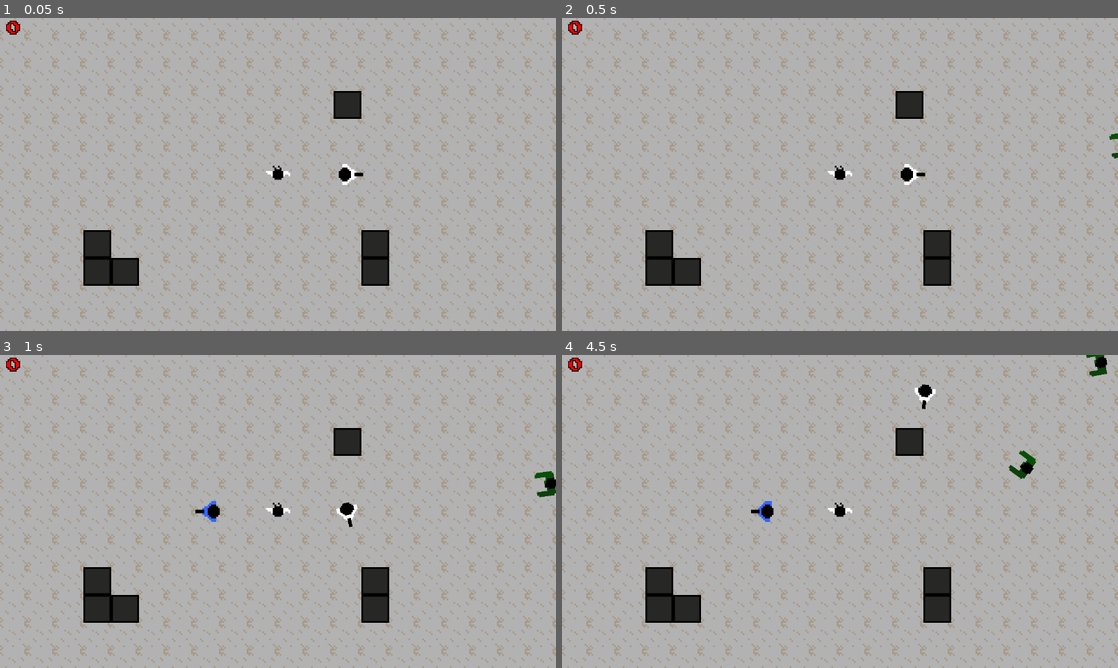
Above: before the commit, frames 1-4 (two rows, left to right).
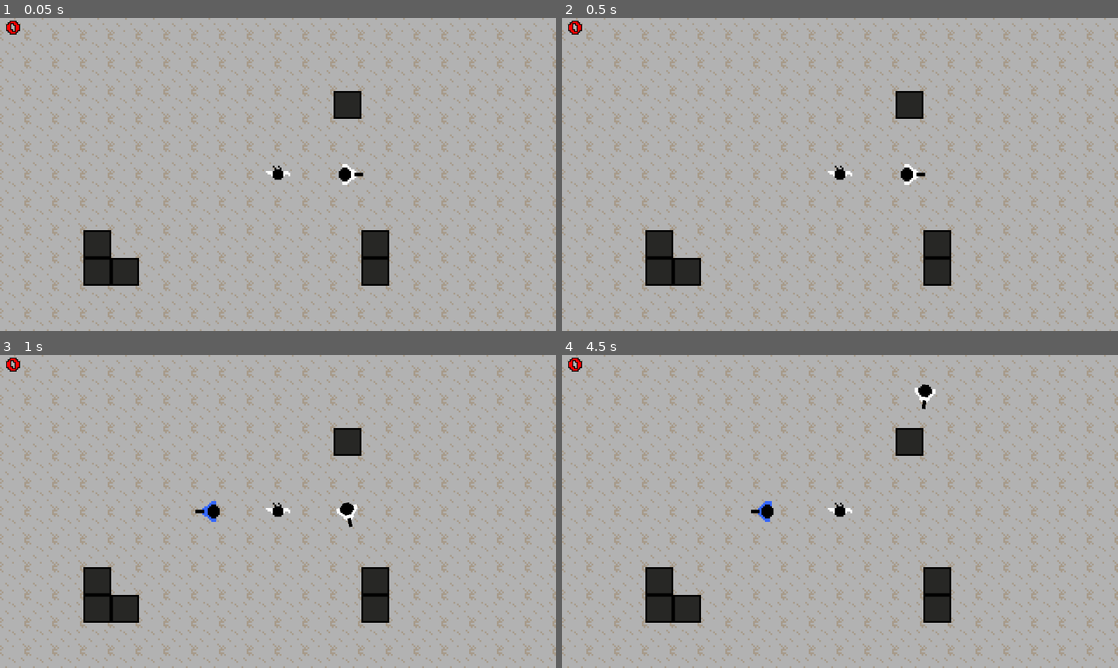
Above: after the commit, the same moments.

Repository: mysterious-ben/zombie-crush
Game: Godot game, scene res://scenes/game.tscn
The game is run twice, just before and just after one commit, with the same random seed, the same clock (stepped at 60 frames per second) and the same inputs.
Inputs:
- Up to frame 1 (0.05 s): no input
- Up to frame 2 (0.5 s): no input
- Up to frame 3 (1 s): hold Right (right) from 0.53 s (still down); tap S (p2_down) at 0.6 s
- Up to frame 4 (4.5 s): release Right (right) at 1.28 s; hold Down (down) 1.28-2.03 s; tap one key every 0.75 s from 1.35 s: A (p2_left) D (p2_right) Shift (p2_shoot) W (p2_up) Space (shoot); hold Right (right) 2.03-2.78 s; hold Up (up) 2.78-3.53 s; hold Left (left) from 3.53 s (still down)

Frame 1 is identical in both runs. In frame 2, less than 0.1% of the frame differs, in the area x 98-100%, y 36-45%; in frame 3, 0.2%; in frame 4, 0.4%, in the area x 80-99%, y 0-40%.

Commit message:
feat: add scream

Diff:
--- a/scenes/civilian.tscn
+++ b/scenes/civilian.tscn
@@ -2,6 +2,7 @@
 
 [ext_resource type="Texture2D" uid="uid://qeq6uxabxfsq" path="res://assets/handmade/npc.png" id="1_5iqb5"]
 [ext_resource type="Script" uid="uid://daalpphy31c54" path="res://scripts/civilian.gd" id="1_jrwjn"]
+[ext_resource type="FontFile" uid="uid://bpbfok5c40t85" path="res://assets/fonts/PressStart2P-Regular.ttf" id="3_font"]
 
 [sub_resource type="AtlasTexture" id="AtlasTexture_5iqb5"]
 atlas = ExtResource("1_5iqb5")
@@ -54,6 +55,13 @@
 [sub_resource type="CircleShape2D" id="CircleShape2D_5iqb5"]
 radius = 4.0
 
+[sub_resource type="LabelSettings" id="LabelSettings_speech"]
+font = ExtResource("3_font")
+font_size = 8
+font_color = Color(1, 0, 0, 1)
+outline_size = 2
+outline_color = Color(0, 0, 0, 1)
+
 [node name="Civilian" type="CharacterBody2D" unique_id=325636589]
 script = ExtResource("1_jrwjn")
 
@@ -65,3 +73,13 @@
 
 [node name="CollisionShape2D" type="CollisionShape2D" parent="." unique_id=1486393236]
 shape = SubResource("CircleShape2D_5iqb5")
+
+[node name="Speech" type="Label" parent="." unique_id=1296650341]
+visible = false
+top_level = true
+z_index = 10
+offset_right = 160.0
+offset_bottom = 20.0
+label_settings = SubResource("LabelSettings_speech")
+horizontal_alignment = 1
+vertical_alignment = 2
--- a/scripts/civilian.gd
+++ b/scripts/civilian.gd
@@ -1,7 +1,42 @@
 class_name Civilian extends Character
+
+# Emitted once, the first time a player bumps into the civilian; the game starts the zombies on it
+signal alarmed
+
+@export_multiline var scream_text: String = "AAAAAAAH\nTHEY ARE COMING"
+# Seconds the speech stays on screen
+@export var scream_duration: float = 3.0
+
+var has_screamed: bool = false
+var speech_time_left: float = 0.0
+
+@onready var speech: Label = $Speech
 
 
 # Called once: when the node enters the scene for the first time
 func _ready() -> void:
 	# Groups are tags: zombies find everyone they can chase through this one
 	add_to_group("humans")
+
+
+# Called every frame
+func _process(delta: float) -> void:
+	# Countdown: hide the speech after scream_duration seconds
+	if speech.visible:
+		speech_time_left -= delta
+		if speech_time_left <= 0:
+			speech.hide()
+
+
+# Called by a player who bumps into us
+func scream() -> void:
+	if has_screamed or is_dead:
+		return
+	has_screamed = true
+	alarmed.emit()
+	speech.text = scream_text
+	# Speech is "top_level": it ignores our rotation, so the text stays upright.
+	# That also means we place it ourselves: centered, just above the civilian
+	speech.global_position = global_position + Vector2(-speech.size.x / 2, -speech.size.y - 8)
+	speech.show()
+	speech_time_left = scream_duration
--- a/scripts/game.gd
+++ b/scripts/game.gd
@@ -1,4 +1,5 @@
-# The root of the level: spawns zombies and player 2, counts kills, restarts on game over
+# The root of the level: starts the zombies when the civilian is alarmed or shot,
+# spawns zombies and player 2, counts kills, restarts on game over
 extends Node2D
 
 const ZOMBIE_SCENE: PackedScene = preload("res://scenes/zombie.tscn")
@@ -23,17 +24,23 @@
 var zombies_per_spawn: int = 1
 var zombies_killed: int = 0
 var player2_joined: bool = false
+# Zombies only spawn after the civilian screams or dies
+var zombies_coming: bool = false
 var is_game_over: bool = false
 
 @onready var hud: HUD = $HUD
 # Where player 2 appears and which way they face; move it in the editor to change that
 @onready var player2_spawn: Marker2D = $Player2Spawn
+@onready var civilian: Civilian = $Civilian
 
 
 # Called once: when the node enters the scene for the first time
 func _ready() -> void:
 	extra_spawn_time_left = extra_spawn_interval
 	hud.set_kills(zombies_killed)
+	# Two different events, one reaction: both start the zombies
+	civilian.alarmed.connect(_start_zombies)
+	civilian.died.connect(_start_zombies)
 
 
 # Called every frame
@@ -51,6 +58,9 @@
 				_spawn_player2()
 				break
 
+	if not zombies_coming:
+		return
+
 	extra_spawn_time_left -= delta
 	if extra_spawn_time_left <= 0:
 		zombies_per_spawn += 1
@@ -61,6 +71,10 @@
 		for i in zombies_per_spawn: # Repeats zombies_per_spawn times
 			_spawn_zombie()
 		spawn_time_left = spawn_interval
+
+
+func _start_zombies() -> void:
+	zombies_coming = true
 
 
 func _game_over() -> void:
--- a/scripts/player.gd
+++ b/scripts/player.gd
@@ -59,6 +59,12 @@
 	move_and_slide()
 	_stay_on_screen()
 
+	# move_and_slide records everything we bumped into this step
+	for i in get_slide_collision_count():
+		var collider: Node = get_slide_collision(i).get_collider()
+		if collider is Civilian:
+			collider.scream()
+
 	shoot_cooldown_left -= delta
 	if Input.is_action_just_pressed(action_prefix + "shoot") and shoot_cooldown_left <= 0:
 		_shoot()
